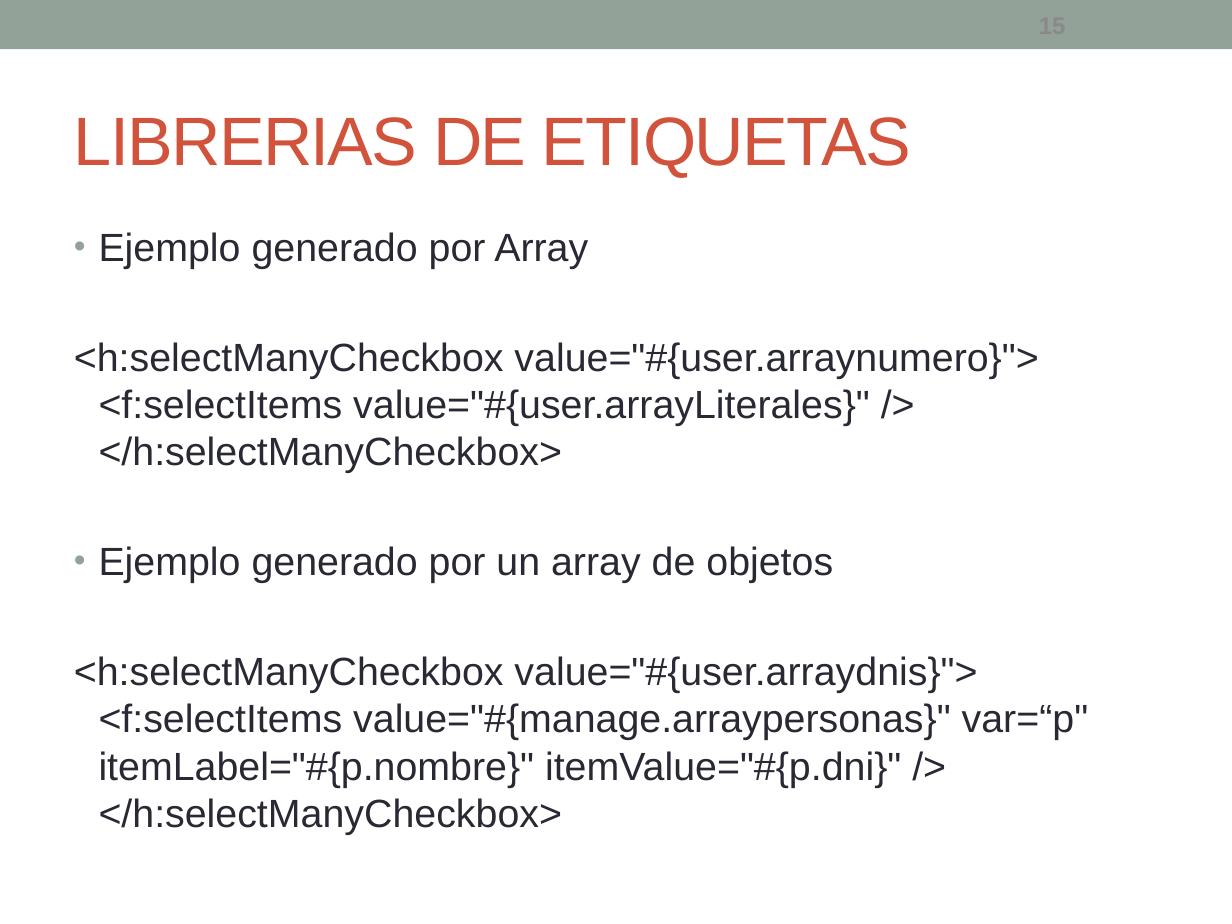
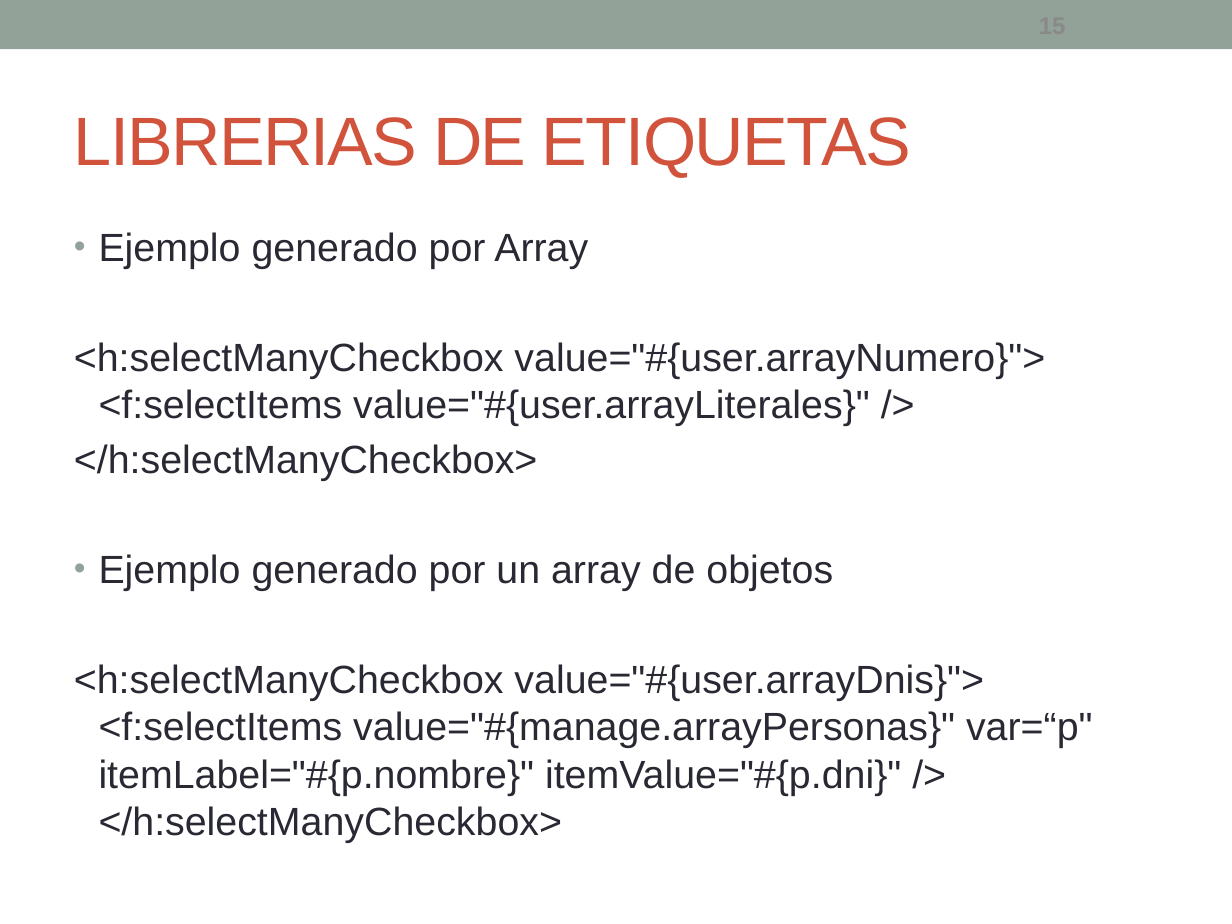
Before and after one commit to fdepablo/WsCursoJavaEE, a slide deck: slide 15 of _18_JSF/powerpoint/JSF - 2 - Vistas.pptx. Drawn at 1232x924 pixels with LibreOffice and Linux fonts; fonts in the diff are those of the drawing. Boxes give left, top, right and bottom in pixels: in the first picture for what was removed or moved away, otherwise in the second. Text is boxed around its words. In the diff, an @@ line names an element or a change of style, - is before the commit and + after.

```diff
--- a/_18_JSF/powerpoint/JSF - 2 - Vistas.pptx
+++ b/_18_JSF/powerpoint/JSF - 2 - Vistas.pptx
@@ text at [74,342,1045,481]: text changed @@
-<h:selectManyCheckbox value="#{user.arraynumero}"> <f:selectItems value="#{user.arrayLiterales}" /> </h:selectManyCheckbox>
+<h:selectManyCheckbox value="#{user.arrayNumero}"> <f:selectItems value="#{user.arrayLiterales}" />
+</h:selectManyCheckbox>
@@ text at [74,664,1093,843]: text changed @@
-<h:selectManyCheckbox value="#{user.arraydnis}"> <f:selectItems value="#{manage.arraypersonas}" var=“p" itemLabel="#{p.nombre}" itemValue="#{p.dni}" /> </h:selectManyCheckbox>
+<h:selectManyCheckbox value="#{user.arrayDnis}"> <f:selectItems value="#{manage.arrayPersonas}" var=“p" itemLabel="#{p.nombre}" itemValue="#{p.dni}" /> </h:selectManyCheckbox>
```
Also in this commit, not shown: 5 other slides changed, 13 other files.
